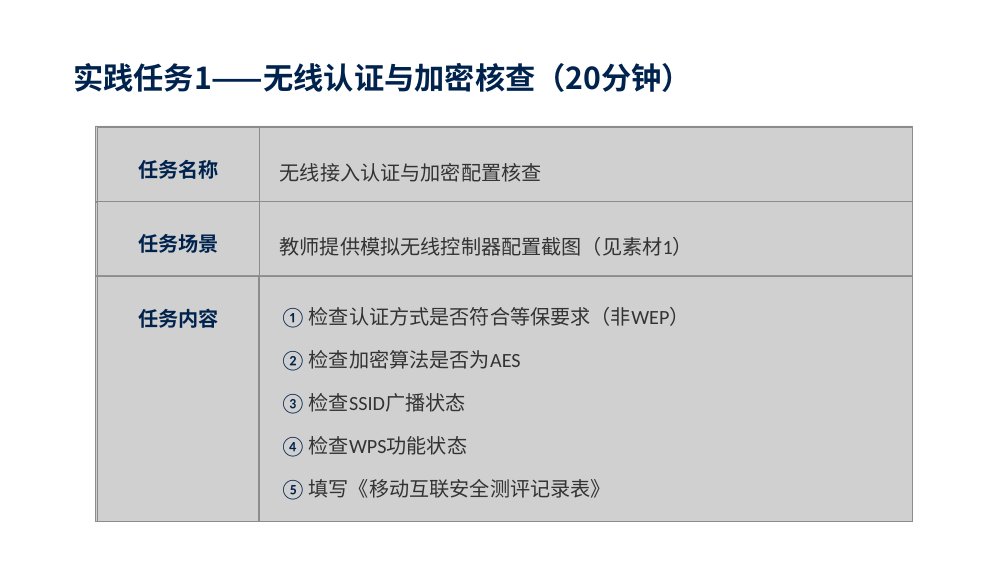
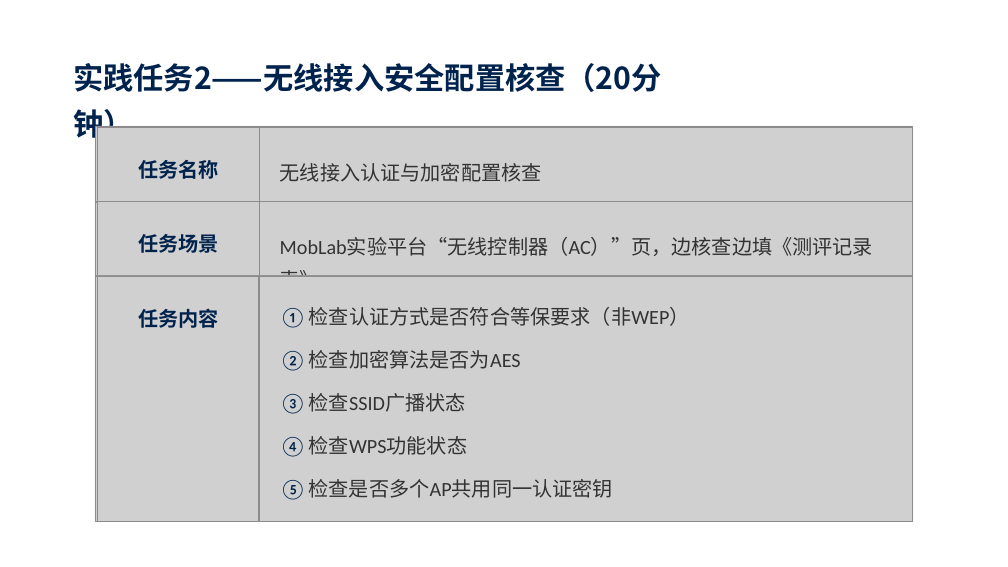
Before and after one commit to yiyimu-ruiruimu/security-assessment-platform, a slide deck: slide 10 of PPT/7.2.2 移动安全配置核查.pptx. Drawn at 1008x567 pixels with LibreOffice and Linux fonts; fonts in the diff are those of the drawing; grey boxes stand for pictures; background and template pictures are left out. Boxes give left, top, right and bottom in pixels: in the first picture for what was removed or moved away, otherwise in the second. Text is boxed around its words. In the diff, an @@ line names an element or a change of style, - is before the commit and + after.

```diff
--- a/PPT/7.2.2 移动安全配置核查.pptx
+++ b/PPT/7.2.2 移动安全配置核查.pptx
@@ text at <box>73,63,662,92</box>: text changed @@
-实践任务1——无线认证与加密核查（20分钟）
+实践任务2——无线接入安全配置核查（20分钟）
@@ text removed at <box>280,237,693,256</box> @@
-教师提供模拟无线控制器配置截图（见素材1）
@@ text added at <box>280,237,873,256</box>, 19.2 pt, text #333333 @@
+MobLab实验平台“无线控制器（AC）”页，边核查边填《测评记录表》
@@ text at <box>309,479,613,498</box>: text changed @@
-填写《移动互联安全测评记录表》
+检查是否多个AP共用同一认证密钥
```
Also in this commit, not shown: 9 other slides changed, 49 other files.
